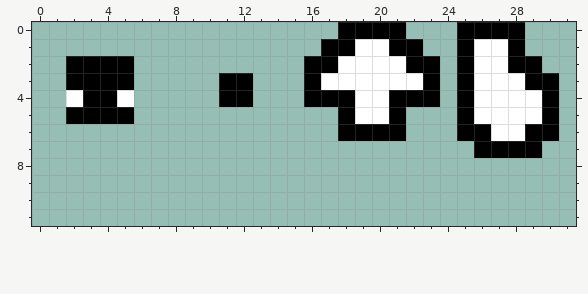
Two versions of one pixel-art sprite, VkEngineInternal/Textures/Atlas.png. The picture above was drawn from the file before the commit.
The file is 32x32 pixels. Shown: x 0..31, y 0..11.
After the commit:
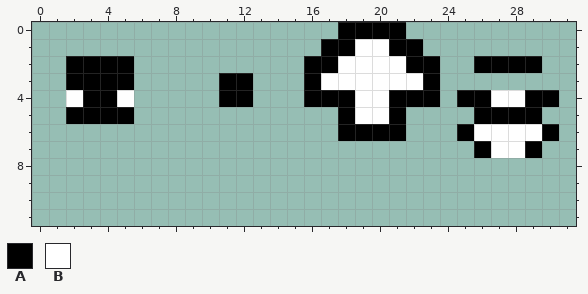
Palette (. is transparent): A #000000  B #ffffff
Change:
Colour B gives way to colour A in row 2 at x 26 to 27; in row 4 at x 26 and 29; in row 5 at x 26 to 29.
Colour A gives way to colour B in row 6 at x 26 and 29; in row 7 at x 27 to 28.
The edit erases colour A in row 0 at x 25 to 28; in row 1 at x 25 and 28; in row 2 at x 25; in row 3 at x 25 and 29 to 30; in row 5 at x 25 and 30.
The edit erases colour B in row 1 at x 26 to 27; in row 3 at x 26 to 28.
Where, in picture pixels (left, top, right, bottom), the same in both pictures:
changed: (457, 22, 559, 158)
